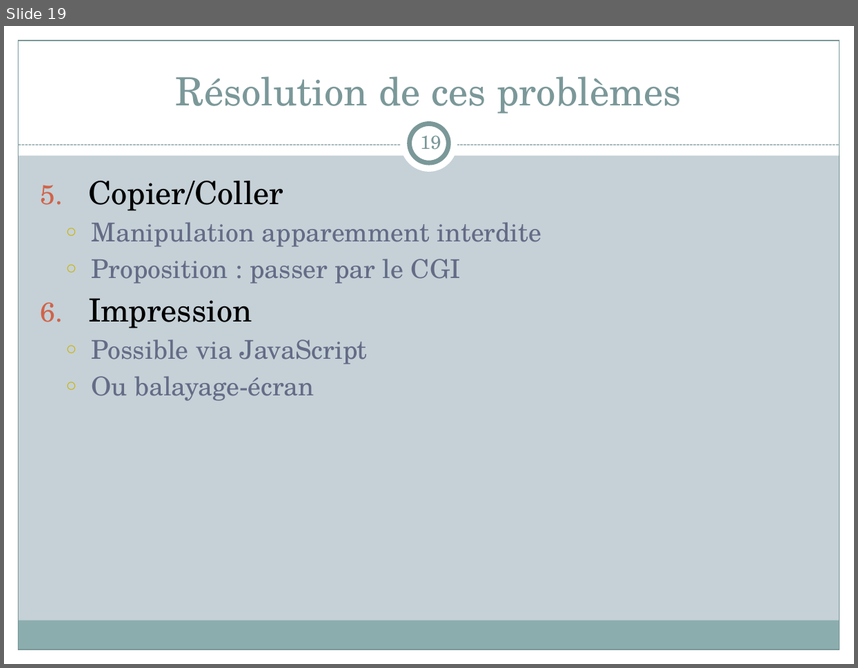
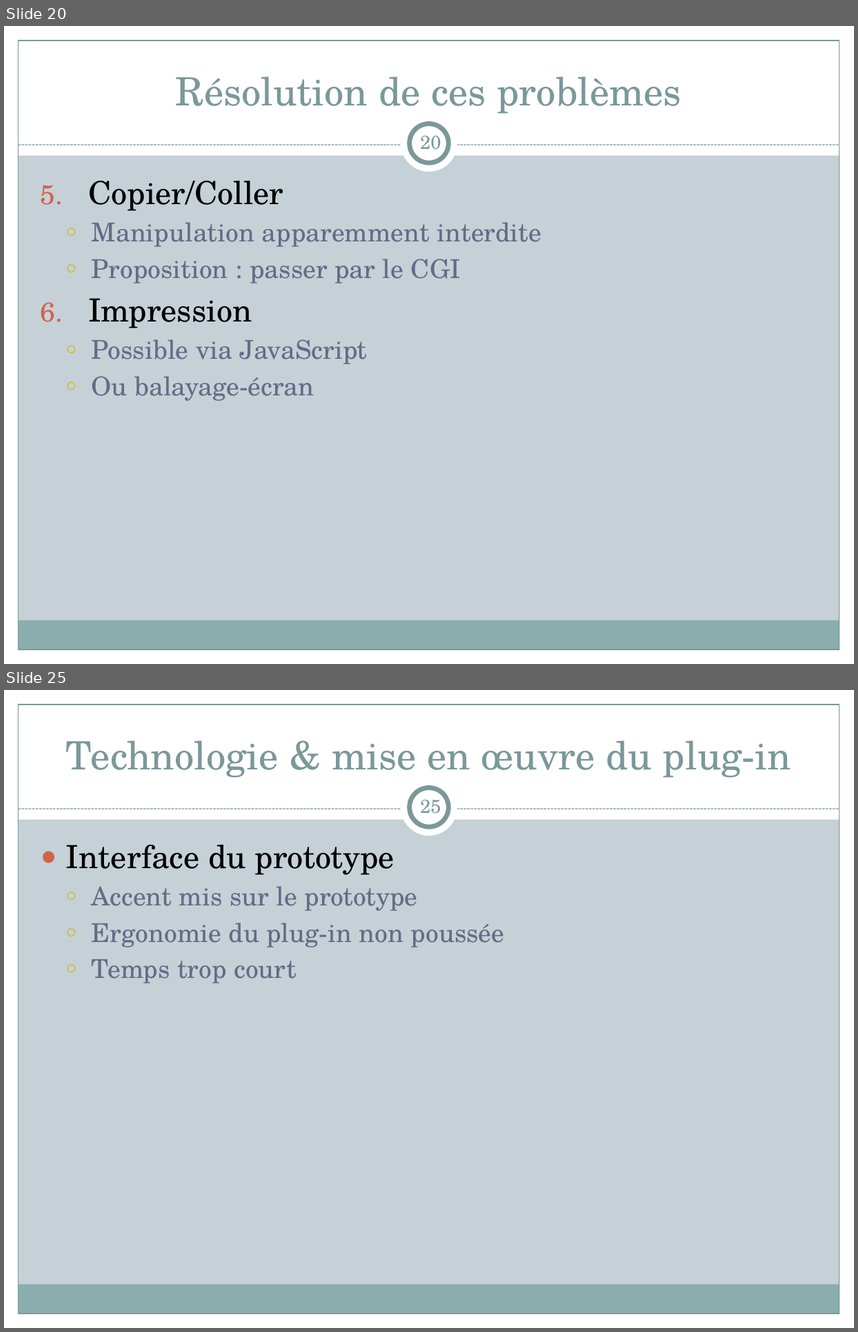
Before and after one commit to nicolasrn/pjtsyntshnr, a slide deck: wiki/HandiFox.pptx. Shown one above the other, each under a label of ours: slide 19 before the commit, slides 20 and 25 after it; the slides between them are not shown. The pictures are 858x668 and 858x1332 pixels, drawn with LibreOffice and Linux fonts; fonts in the diff are those of the drawing. Boxes give left, top, right and bottom in pixels: in the first picture for what was removed or moved away, otherwise in the second. Text is boxed around its words. In the diff, an @@ line names an element or a change of style, - is before the commit and + after.

```diff
--- a/wiki/HandiFox.pptx
+++ b/wiki/HandiFox.pptx
@@ slide 25 added at (4, 690, 854, 1328), background #C5D1D7; not listed: 9 template elements that a slide beside it also shows @@
@@ title added at (66, 740, 791, 778), 33 pt, text #7C999A @@
+Technologie & mise en œuvre du plug-in
@@ page number added at (420, 800, 441, 814), 16 pt, text #7C999A @@
+25
@@ text added at (66, 845, 505, 983), 22 pt, text #646B86 @@
+● Interface du prototype
+  ○ Accent mis sur le prototype
+  ○ Ergonomie du plug-in non poussée
+  ○ Temps trop court
@@ what was slide 19 is now slide 20 @@
@@ page number at (420, 136, 441, 150): text changed @@
-19
+20
```
Also in this commit, not shown: 4 slides changed, 20 other slides added.
